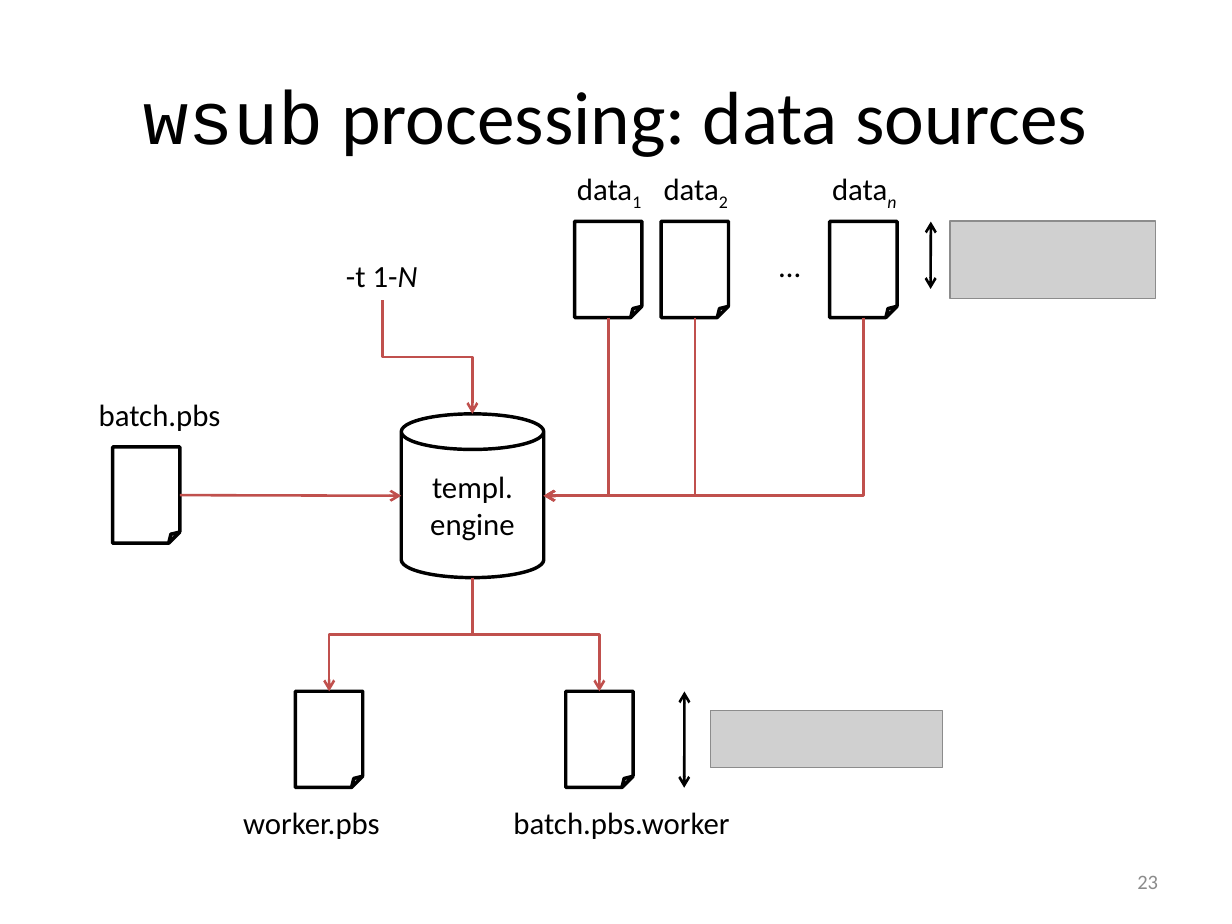
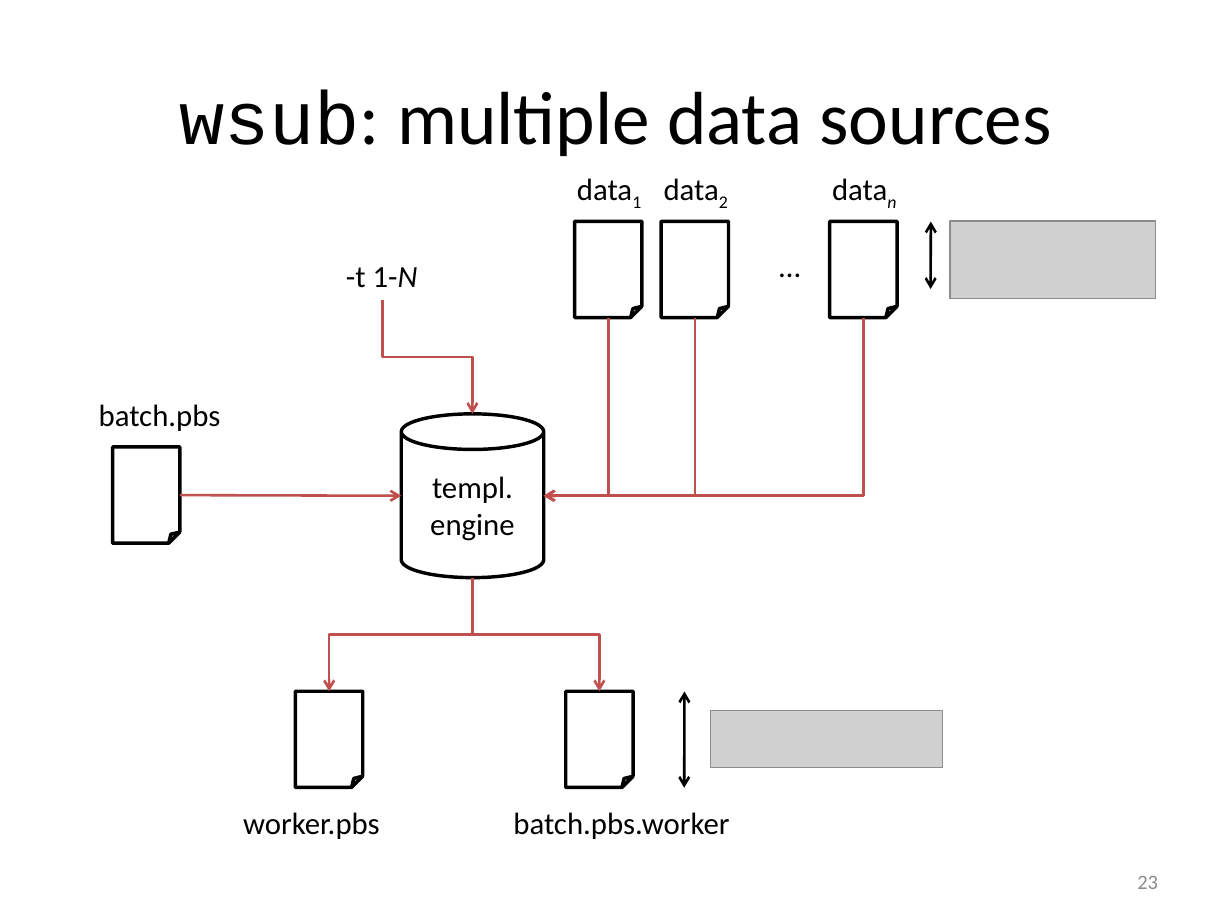
Before and after one commit to gjbex/worker, a slide deck: slide 23 of doc/worker.pptx. Drawn at 1232x924 pixels with LibreOffice and Linux fonts; fonts in the diff are those of the drawing; grey boxes stand for pictures. Boxes give left, top, right and bottom in pixels: in the first picture for what was removed or moved away, otherwise in the second. Text is boxed around its words. In the diff, an @@ line names an element or a change of style, - is before the commit and + after.

Commit message:
Improve multiple data sources slide title

```diff
--- a/doc/worker.pptx
+++ b/doc/worker.pptx
@@ title at <box>179,89,1051,156</box>: text changed @@
-wsub processing: data sources
+wsub: multiple data sources
```
